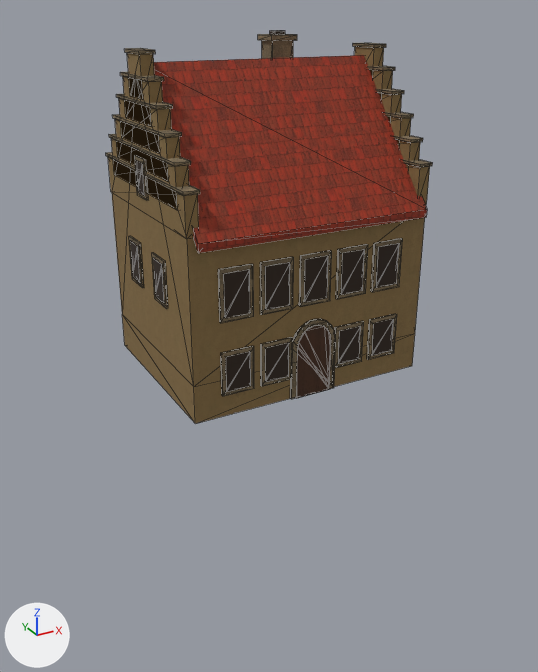
An edit to the glTF model assets/map3d_houses/townhouse_a.glb, drawn before and after from the same camera.
Rendered twice from a 50 mm lens placed at (-24.8, -45.9, 24.5), pointed at (0.2, -0.4, 1.7). The axes (+X, +Y, +Z) are drawn at lower left. The lights are the same throughout. The older version comes first. Mesh edges are drawn as thin lines. Vertices at exactly the same position are counted once.

The scene before the commit, as lines of its bpy script (objects in view):
```python
me_townhouse_a_018 = bpy.data.meshes.new('townhouse_a.018')
me_townhouse_a_018.from_pydata(...)  # 630 vertices, 968 faces; spans x -9.0..9.0, y -7.6..7.6, z 0.0..23.1
# faces by material slot: [264, 168, 20, 468, 48]
me_townhouse_a_018.materials.append(mat_hh_void)
me_townhouse_a_018.materials.append(mat_hh_wall_plaster)
me_townhouse_a_018.materials.append(mat_hh_roof_red)
me_townhouse_a_018.materials.append(mat_hh_wall_ashlar)
me_townhouse_a_018.materials.append(mat_hh_timber)
ob_townhouse_a_export = bpy.data.objects.new('townhouse_a_export', me_townhouse_a_018)
ob_townhouse_a_export.location = (0.0, 0.0, 0.0)
```
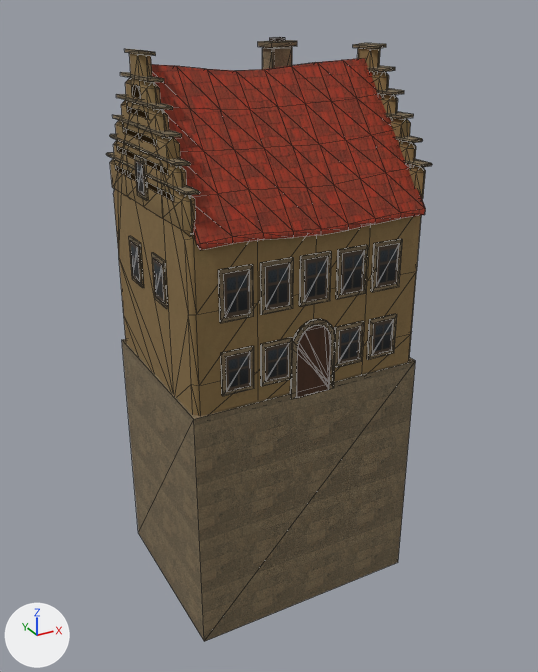
Changed parts and their boxes (x1, y1, x2, y2) in the pictures (538 x 672 px; the box of a moved part takes in the faces that stretch with it):
'townhouse_a_export', reshaped (53% taller)
    before: (106, 30, 433, 424)
    after: (106, 37, 432, 642)
part 1 of me_townhouse_a_018, moved or reshaped
    before: (270, 30, 285, 35)
    after: (270, 37, 285, 42)
part 2 of me_townhouse_a_018, added (brown)
    after: (122, 339, 416, 642)
part 3 of me_townhouse_a_018, rebuilt
    before: (112, 192, 426, 424)
    after: (113, 189, 421, 416)
part 4 of me_townhouse_a_018, rebuilt
    before: (154, 55, 427, 253)
    after: (152, 58, 426, 250)
part 5 of me_townhouse_a_018, rebuilt
    before: (111, 138, 189, 210)
    after: (113, 141, 187, 201)
part 6 of me_townhouse_a_018, rebuilt (14% narrower)
    before: (127, 52, 154, 99)
    after: (129, 53, 152, 99)
part 7 of me_townhouse_a_018, rebuilt
    before: (378, 92, 402, 123)
    after: (381, 94, 398, 119)
part 8 of me_townhouse_a_018, rebuilt
    before: (262, 40, 293, 59)
    after: (262, 47, 292, 69)
part 9 of me_townhouse_a_018, rebuilt
    before: (115, 119, 180, 181)
    after: (115, 120, 180, 172)
part 10 of me_townhouse_a_018, rebuilt
    before: (405, 163, 430, 204)
    after: (409, 165, 426, 199)
part 11 of me_townhouse_a_018, rebuilt
    before: (373, 70, 393, 99)
    after: (372, 71, 389, 96)
part 12 of me_townhouse_a_018, rebuilt
    before: (388, 116, 411, 147)
    after: (390, 118, 411, 147)
part 13 of me_townhouse_a_018, rebuilt
    before: (119, 98, 172, 154)
    after: (121, 100, 169, 146)
part 14 of me_townhouse_a_018, rebuilt
    before: (396, 139, 420, 169)
    after: (400, 141, 416, 166)
part 15 of me_townhouse_a_018, rebuilt
    before: (355, 46, 384, 77)
    after: (358, 48, 380, 74)
part 16 of me_townhouse_a_018, rebuilt
    before: (123, 76, 163, 126)
    after: (125, 78, 161, 118)
part 17 of me_townhouse_a_018, rebuilt (8% shorter)
    before: (108, 157, 199, 239)
    after: (110, 159, 196, 234)
part 18 of me_townhouse_a_018, reshaped
    before: (258, 34, 433, 167)
    after: (258, 40, 432, 168)
part 19 of me_townhouse_a_018, cut back
    before: (106, 48, 200, 195)
    after: (106, 49, 200, 195)
part 20 of me_townhouse_a_018, surface changed
    before: (130, 34, 423, 392)
    after: (130, 40, 411, 392)

Diff of the bpy script that builds the scene:
```diff
--- a/assets/map3d_houses/townhouse_a.glb.py
+++ b/assets/map3d_houses/townhouse_a.glb.py
@@ me_townhouse_a_018 @@
-me_townhouse_a_018.from_pydata(...)  # 630 vertices, 968 faces; spans x -9.0..9.0, y -7.6..7.6, z 0.0..23.1
+me_townhouse_a_018.from_pydata(...)  # 1408 vertices, 2520 faces; spans x -9.0..9.0, y -7.6..7.6, z -18.5..22.6
+# me_townhouse_a_018 part 1: the loose piece of 8 vertices spanning x 2.7..3.5, y 3.2..4.0, z 22.8..23.1 is moved by (0.0, 0.0, -0.4)
+# me_townhouse_a_018 part 2: a new loose piece, a box spanning x -9.0..9.0, y -7.1..7.1, z -18.5..0.5, in mat_hh_wall_ashlar
+# me_townhouse_a_018 part 3: the loose piece of 14 vertices spanning x -8.8..8.8, y -7.0..7.0, z 0.0..20.9 is rebuilt with 116 vertices and now spans x -8.8..8.8, y -7.0..7.0, z 0.0..20.6
+# me_townhouse_a_018 part 4: the loose piece of 12 vertices spanning x -8.4..8.4, y -7.6..7.6, z 11.5..21.5 is rebuilt with 234 vertices and now spans x -8.4..8.4, y -7.6..7.6, z 11.4..21.4
+# me_townhouse_a_018 part 5: the loose piece of 8 vertices spanning x -8.9..-8.0, y -5.8..5.8, z 13.7..16.3 is rebuilt with 48 vertices and now spans x -8.9..-8.0, y -5.8..5.8, z 13.7..16.3
+# me_townhouse_a_018 part 6: the loose piece of 8 vertices spanning x -8.9..-8.0, y -1.2..1.2, z 19.5..22.0 is rebuilt with 16 vertices and now spans x -8.9..-8.0, y -1.2..1.2, z 19.4..22.0
+# me_townhouse_a_018 part 7: the loose piece of 8 vertices spanning x 8.0..8.9, y -3.5..3.5, z 16.6..19.2 is rebuilt with 32 vertices and now spans x 8.0..8.9, y -3.5..3.5, z 16.6..19.1
+# me_townhouse_a_018 part 8: the loose piece of 8 vertices spanning x 2.3..3.9, y 2.8..4.4, z 12.3..22.4 is rebuilt with 32 vertices and now spans x 2.3..3.9, y 2.8..4.4, z 12.2..22.0
+# me_townhouse_a_018 part 9: the loose piece of 8 vertices spanning x -8.9..-8.0, y -4.6..4.6, z 15.2..17.7 is rebuilt with 24 vertices and now spans x -8.9..-8.0, y -4.6..4.6, z 15.1..17.7
+# me_townhouse_a_018 part 10: the loose piece of 8 vertices spanning x 8.0..8.9, y -7.0..7.0, z 12.3..14.9 is rebuilt with 48 vertices and now spans x 8.0..8.9, y -7.0..7.0, z 12.3..14.8
+# me_townhouse_a_018 part 11: the loose piece of 8 vertices spanning x 8.0..8.9, y -2.3..2.3, z 18.0..20.6 is rebuilt with 24 vertices and now spans x 8.0..8.9, y -2.3..2.3, z 18.0..20.6
+# me_townhouse_a_018 part 12: the loose piece of 8 vertices spanning x 8.0..8.9, y -4.6..4.6, z 15.2..17.7 is rebuilt with 24 vertices and now spans x 8.0..8.9, y -4.6..4.6, z 15.1..17.7
+# me_townhouse_a_018 part 13: the loose piece of 8 vertices spanning x -8.9..-8.0, y -3.5..3.5, z 16.6..19.2 is rebuilt with 32 vertices and now spans x -8.9..-8.0, y -3.5..3.5, z 16.6..19.1
+# me_townhouse_a_018 part 14: the loose piece of 8 vertices spanning x 8.0..8.9, y -5.8..5.8, z 13.7..16.3 is rebuilt with 48 vertices and now spans x 8.0..8.9, y -5.8..5.8, z 13.7..16.3
+# me_townhouse_a_018 part 15: the loose piece of 8 vertices spanning x 8.0..8.9, y -1.2..1.2, z 19.5..22.0 is rebuilt with 16 vertices and now spans x 8.0..8.9, y -1.2..1.2, z 19.4..22.0
+# me_townhouse_a_018 part 16: the loose piece of 8 vertices spanning x -8.9..-8.0, y -2.3..2.3, z 18.0..20.6 is rebuilt with 24 vertices and now spans x -8.9..-8.0, y -2.3..2.3, z 18.0..20.6
+# me_townhouse_a_018 part 17: the loose piece of 8 vertices spanning x -8.9..-8.0, y -7.0..7.0, z 12.3..14.9 is rebuilt with 48 vertices and now spans x -8.9..-8.0, y -7.0..7.0, z 12.3..14.8
+# me_townhouse_a_018 part 18: 21 vertices moved from x 2.1..9.0, y -5.9..4.8, z 16.3..22.8 to x 2.1..8.0, y -5.9..4.8, z 16.2..22.3; 13 vertices removed from x 2.1..9.0, y -7.1..7.1, z 14.9..22.4; 80 vertices added at x 2.1..9.0, y -7.1..7.1, z 14.8..22.3
+# me_townhouse_a_018 part 19: 16 vertices moved from x -9.0..-7.9, y -4.8..5.9, z 16.3..22.2 to x -8.0..-7.9, y -4.8..5.9, z 16.2..22.1; 12 vertices removed from x -9.0..-7.9, y -7.1..7.1, z 14.9..19.4; 79 vertices added at x -9.0..-7.9, y -7.1..7.1, z 14.8..19.4
+# me_townhouse_a_018 part 20: 280 kept faces spanning x -9.0..9.0, y -7.2..7.2, z 1.8..22.4 get new texture (UV) coordinates
 me_townhouse_a_018.materials.append(mat_hh_void)
```
